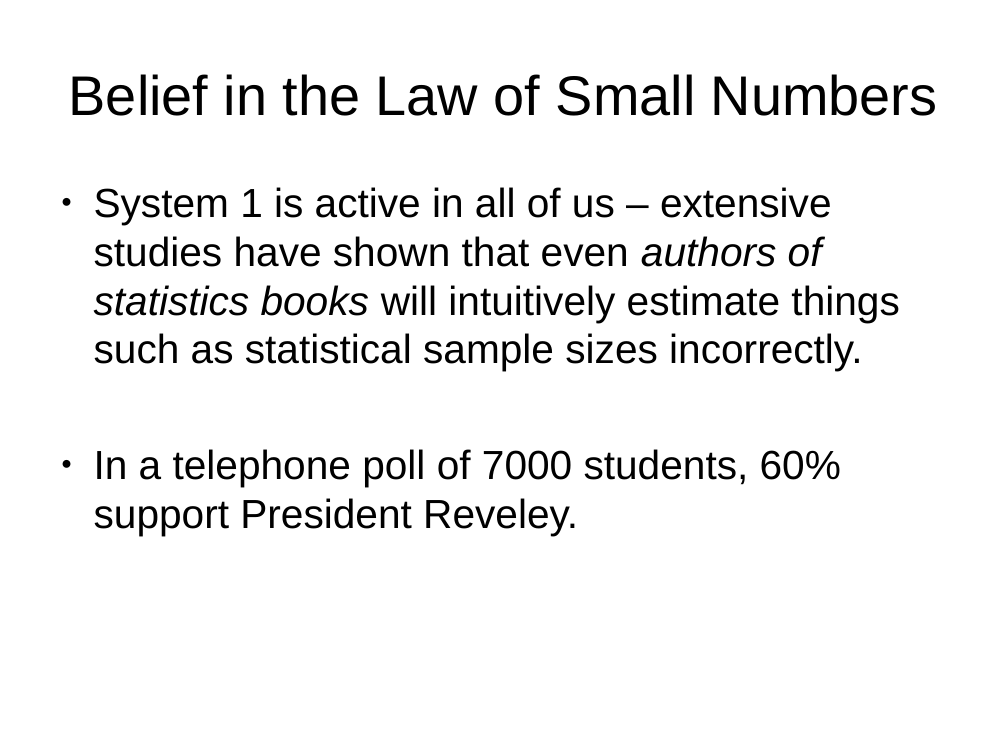
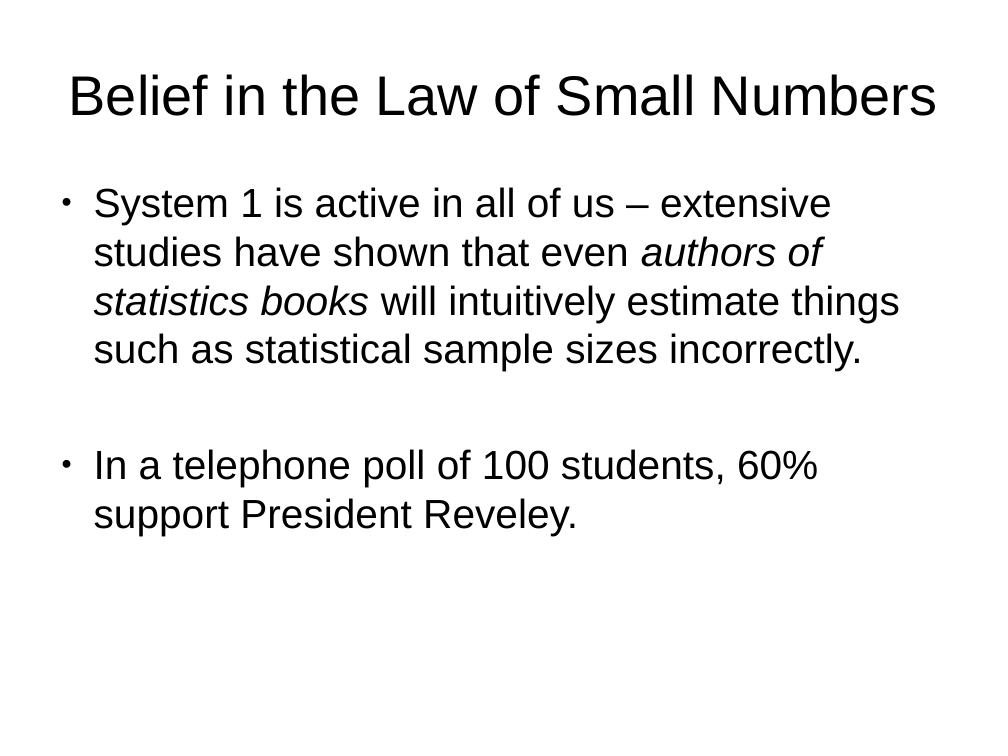
Before and after one commit to DanRunfola/COLL_100, a slide deck: slide 36 of lectures/StoryTelling_as_knowledge.odp (slide 32 before the commit). Drawn at 1008x756 pixels with LibreOffice and Linux fonts; fonts in the diff are those of the drawing. Boxes give left, top, right and bottom in pixels: in the first picture for what was removed or moved away, otherwise in the second. Text is boxed around its words. In the diff, an @@ line names an element or a change of style, - is before the commit and + after.

```diff
--- a/lectures/StoryTelling_as_knowledge.odp
+++ b/lectures/StoryTelling_as_knowledge.odp
@@ text at [94,449,818,535]: text changed @@
-● In a telephone poll of 7000 students, 60% support President Reveley.
+● In a telephone poll of 100 students, 60% support President Reveley.
```
Also in this commit, not shown: 3 other slides changed, 6 slides added, 3 other files.
